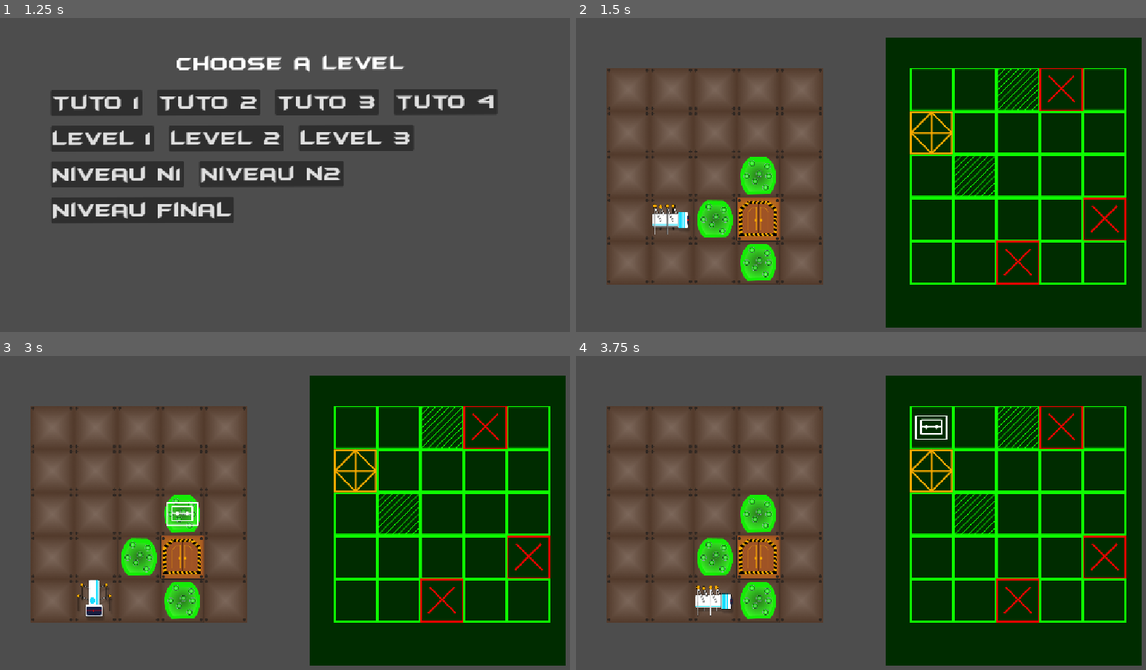
Above: before the commit, frames 1-4 (two rows, left to right).
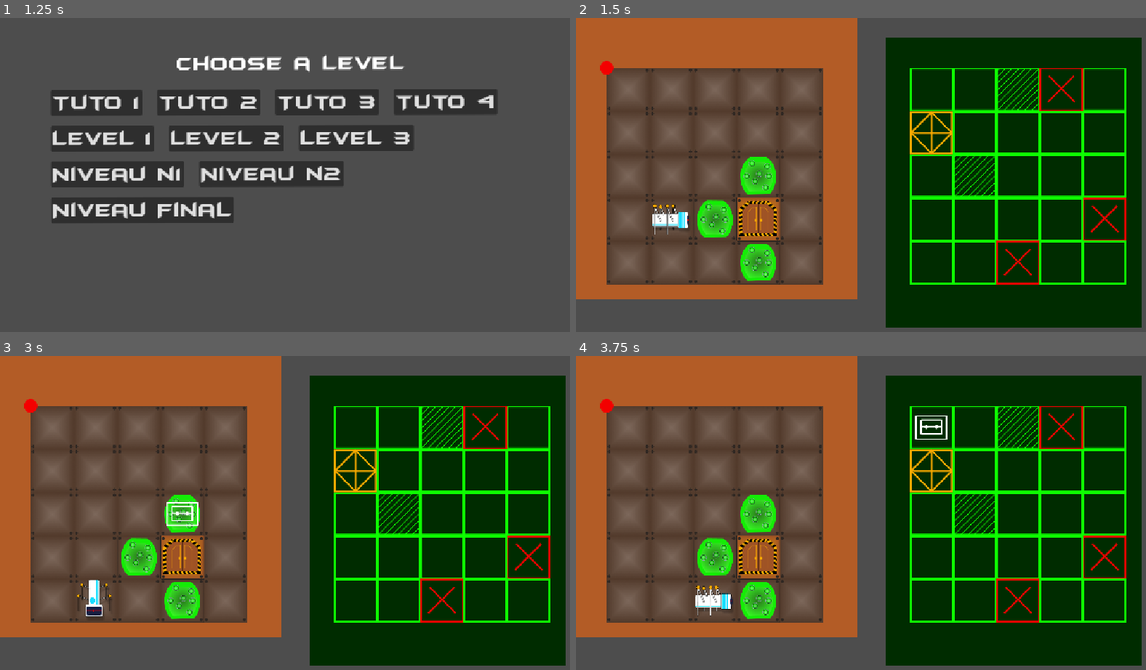
Above: after the commit, the same moments.

Repository: yuesubi/unijam-2026
Game: Godot game, scene res://Scenes/SceneContainers/meta_menu.tscn
The game is run twice, just before and just after one commit, with the same random seed, the same clock (stepped at 60 frames per second) and the same inputs.
Inputs (mouse positions are in pixels of both pictures, inside the frame that each line leads up to):
- Up to frame 1 (1.25 s): click "PLAY" at 0.5 s
- Up to frame 2 (1.5 s): click "Level 1" at 1.25 s
- Up to frame 3 (3 s): tap Enter (ui_accept) at 2, 2.27, 2.75 s; move the mouse to (416, 503) at 2.02 s; hold Right (ui_right) 2.03-2.78 s; click (416, 503) at 2.1 s; move the mouse to (176, 534) at 2.77 s; hold Down (ui_down) from 2.78 s (still down); click (176, 534) at 2.85 s
- Up to frame 4 (3.75 s): tap Enter (ui_accept) at 3.02, 3.5 s; move the mouse to (923, 447) at 3.52 s; release Down (ui_down) at 3.53 s; hold Right (ui_right) from 3.53 s (still down); click (923, 447) at 3.6 s

Frame 1 is identical in both runs. In frame 2, 18% of the frame differs, in the area x 0-50%, y 0-90%; in frame 3, 18%; in frame 4, 18%.

Commit message:
background assets in level_base

Diff:
--- a/into-the-maze/Scenes/level_base.tscn
+++ b/into-the-maze/Scenes/level_base.tscn
@@ -7,6 +7,9 @@
 [ext_resource type="Texture2D" uid="uid://dfukuasqwqpyf" path="res://Assets/TileMap.png" id="4_3ne40"]
 [ext_resource type="Texture2D" uid="uid://b1nsp0jjhpult" path="res://Assets/void.png" id="6_3bmkt"]
 [ext_resource type="Texture2D" uid="uid://bfqg6erlao4g6" path="res://Assets/back/Bloc_ Fond_Radar.png" id="7_2ssho"]
+[ext_resource type="Texture2D" uid="uid://dbxprnpuqfkmo" path="res://Assets/back/Fond_Reel.png" id="8_qn2pf"]
+[ext_resource type="Texture2D" uid="uid://ce3y4qx2vasod" path="res://Assets/back/Ellipse 168.png" id="9_xnoyx"]
+[ext_resource type="Texture2D" uid="uid://d0yeoxobnfrhg" path="res://Assets/back/Rubalise.png" id="10_3bmkt"]
 
 [sub_resource type="RectangleShape2D" id="RectangleShape2D_8b3hd"]
 size = Vector2(117, 121)
@@ -109,6 +112,21 @@
 z_index = -50
 texture = ExtResource("7_2ssho")
 
+[node name="fondNormal" type="Sprite2D" parent="level_base2" unique_id=605897269]
+z_index = -50
+position = Vector2(-4.5, 0)
+scale = Vector2(0.994, 1)
+texture = ExtResource("8_qn2pf")
+
+[node name="blueBack" type="Sprite2D" parent="level_base2" unique_id=658004868]
+
+[node name="tvbutton" type="Sprite2D" parent="level_base2" unique_id=683474113]
+texture = ExtResource("9_xnoyx")
+
+[node name="rubalise" type="Sprite2D" parent="level_base2" unique_id=1447633655]
+z_index = -100
+texture = ExtResource("10_3bmkt")
+
 [connection signal="death" from="level_base2" to="." method="reload_scene"]
 [connection signal="area_entered" from="level_base2/Player" to="level_base2/Player" method="_on_area_entered"]
 [connection signal="body_shape_entered" from="level_base2/Player" to="level_base2/Player" method="_on_body_shape_entered"]
Binary file added: into-the-maze/Assets/back/BlocRubalise.png
Not shown, added: into-the-maze/Assets/back/BlocRubalise.png.import
Binary file added: into-the-maze/Assets/back/Bloc_Contoire.png
Not shown, added: into-the-maze/Assets/back/Bloc_Contoire.png.import
Binary file added: into-the-maze/Assets/back/Ellipse 168.png
Not shown, added: into-the-maze/Assets/back/Ellipse 168.png.import
Binary file added: into-the-maze/Assets/back/Fond_Reel.png
Not shown, added: into-the-maze/Assets/back/Fond_Reel.png.import
Binary file added: into-the-maze/Assets/back/Rubalise.png
Not shown, added: into-the-maze/Assets/back/Rubalise.png.import
